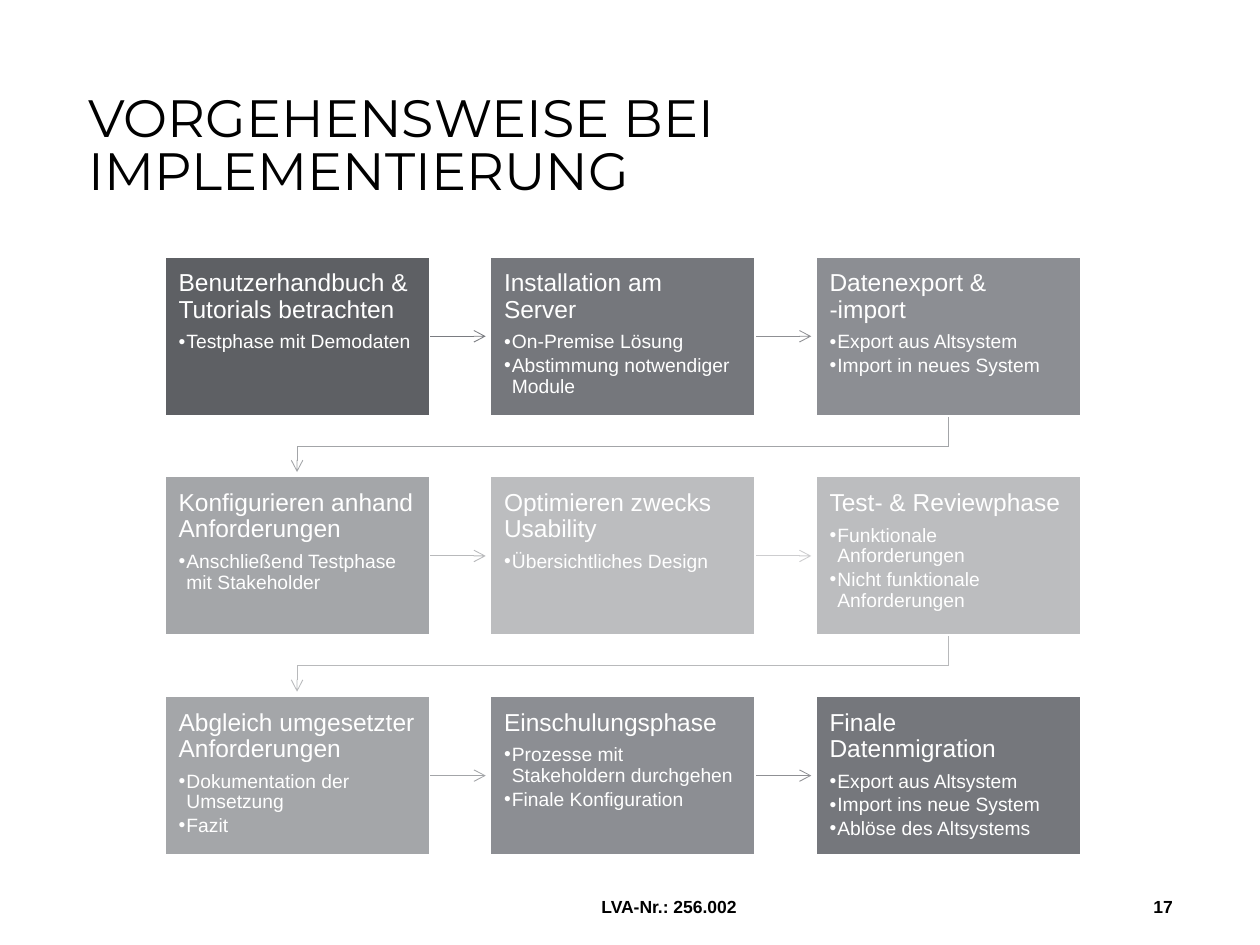
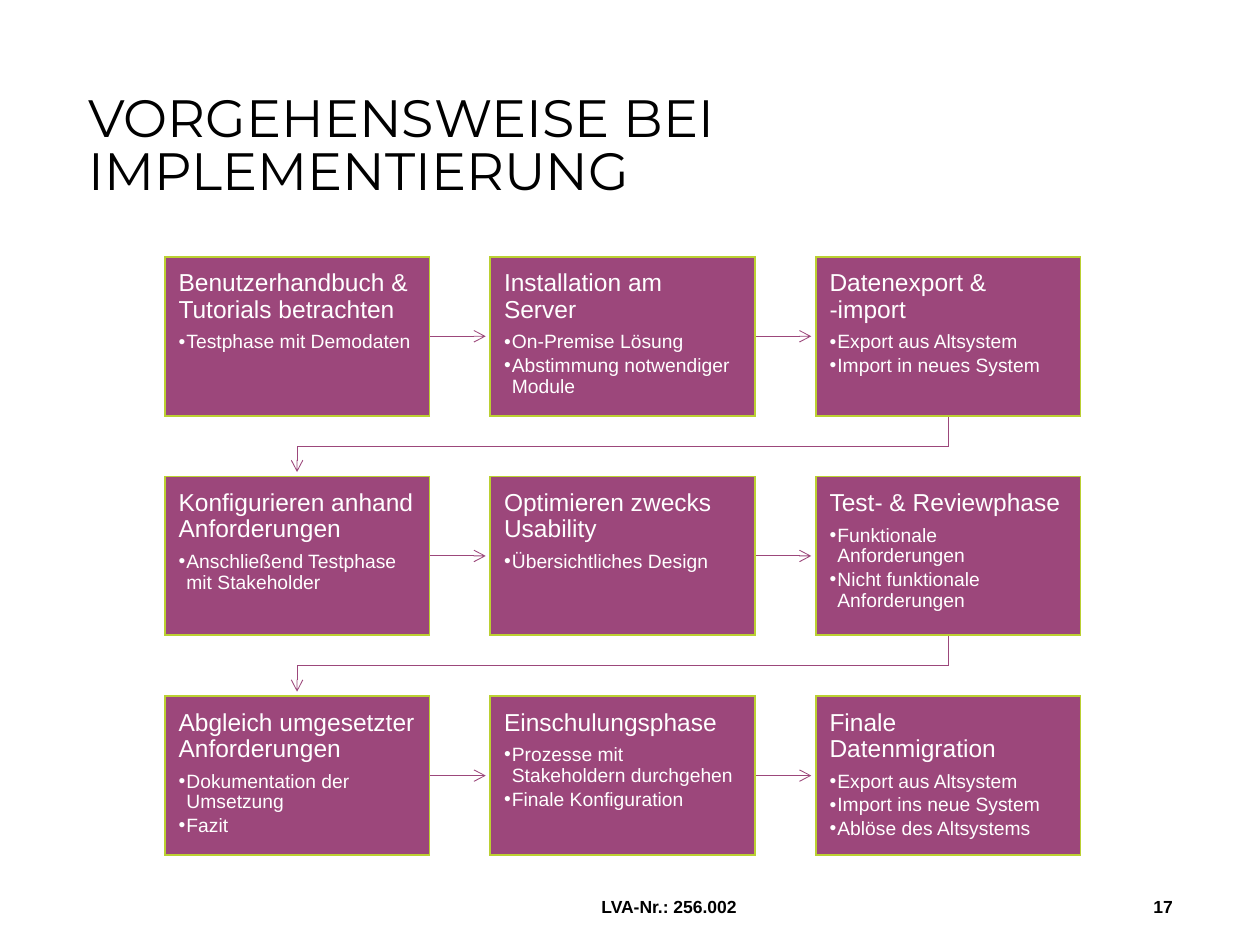
Before and after one commit to MilosTomic123/IT_Projekt_SS19, a slide deck: slide 17 of Arbeitsdokumente/190522_Workshop.pptx. Drawn at 1260x945 pixels with LibreOffice and Linux fonts; fonts in the diff are those of the drawing; background and template pictures are left out. Boxes give left, top, right and bottom in pixels: in the first picture for what was removed or moved away, otherwise in the second. Text is boxed around its words. In the diff, an @@ line names an element or a change of style, - is before the commit and + after.

```diff
--- a/Arbeitsdokumente/190522_Workshop.pptx
+++ b/Arbeitsdokumente/190522_Workshop.pptx
@@ rectangle at <box>165,257,430,416</box>: fill #5F6065 to #9C477B; outline #FFFFFF 1 pt to #BBD032 1 pt @@
@@ rectangle at <box>490,257,755,416</box>: fill #75777C to #9C477B; outline #FFFFFF 1 pt to #BBD032 1 pt @@
@@ rectangle at <box>815,257,1080,416</box>: fill #8D8F93 to #9C477B; outline #FFFFFF 1 pt to #BBD032 1 pt @@
@@ freeform shape at <box>430,330,486,343</box>: outline #7A7C82 0.5 pt to #9C477B 0.5 pt @@
@@ freeform shape at <box>755,330,811,343</box>: outline #8F9195 0.5 pt to #9C477B 0.5 pt @@
@@ freeform shape at <box>297,416,949,472</box>: outline #A4A5A8 0.5 pt to #9C477B 0.5 pt @@
@@ rectangle at <box>165,476,430,635</box>: fill #A5A6AA to #9C477B; outline #FFFFFF 1 pt to #BBD032 1 pt @@
@@ rectangle at <box>490,476,755,635</box>: fill #BDBEC0 to #9C477B; outline #FFFFFF 1 pt to #BBD032 1 pt @@
@@ rectangle at <box>815,476,1080,635</box>: fill #BDBEC0 to #9C477B; outline #FFFFFF 1 pt to #BBD032 1 pt @@
@@ freeform shape at <box>430,549,486,562</box>: outline #B8B9BC 0.5 pt to #9C477B 0.5 pt @@
@@ freeform shape at <box>755,549,811,562</box>: outline #CDCECF 0.5 pt to #9C477B 0.5 pt @@
@@ freeform shape at <box>297,635,949,692</box>: outline #B8B9BC 0.5 pt to #9C477B 0.5 pt @@
@@ rectangle at <box>165,697,430,856</box>: fill #A5A6AA to #9C477B; outline #FFFFFF 1 pt to #BBD032 1 pt @@
@@ rectangle at <box>490,697,755,856</box>: fill #8D8F93 to #9C477B; outline #FFFFFF 1 pt to #BBD032 1 pt @@
@@ rectangle at <box>815,697,1080,856</box>: fill #75777C to #9C477B; outline #FFFFFF 1 pt to #BBD032 1 pt @@
@@ freeform shape at <box>430,770,486,782</box>: outline #A4A5A8 0.5 pt to #9C477B 0.5 pt @@
@@ freeform shape at <box>755,770,811,782</box>: outline #8F9195 0.5 pt to #9C477B 0.5 pt @@
```
Also in this commit, not shown: 1 other slide changed, 2 other files.
